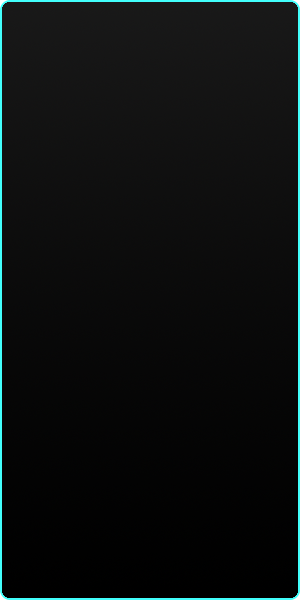
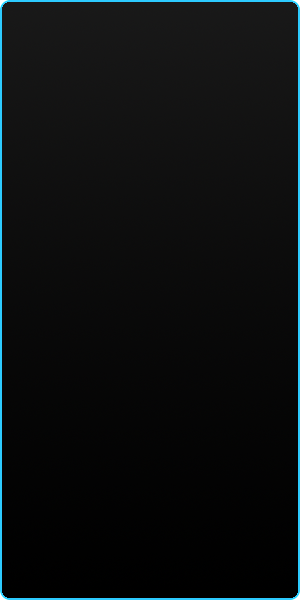
Before/after of a 300x600 layered artwork. What changed in the layer stack:
painted on "Rechteck 1" over [0, 0, 300, 600]
